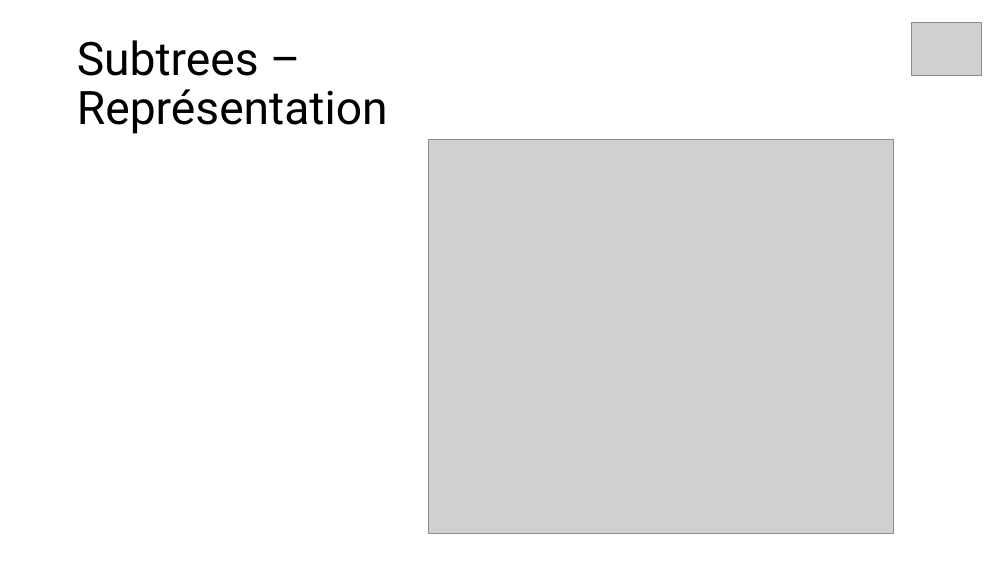
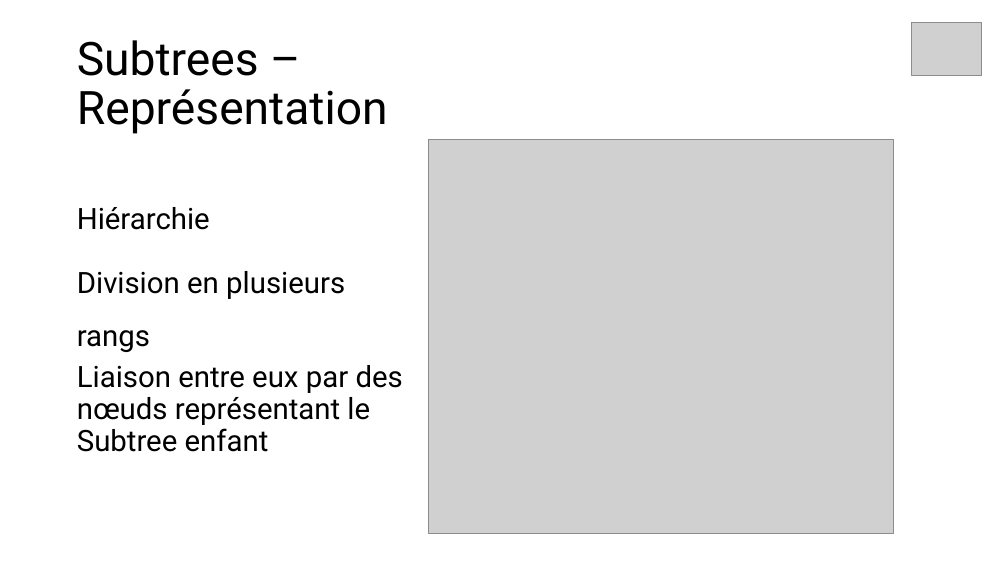
Before and after one commit to IEscher/incubator-baremaps-TB-ian, a slide deck: slide 12 of presentation/Presentation.pptx (slide 10 before the commit). Drawn at 1008x567 pixels with LibreOffice and Linux fonts; fonts in the diff are those of the drawing; grey boxes stand for pictures. Boxes give left, top, right and bottom in pixels: in the first picture for what was removed or moved away, otherwise in the second. Text is boxed around its words. In the diff, an @@ line names an element or a change of style, - is before the commit and + after.

```diff
--- a/presentation/Presentation.pptx
+++ b/presentation/Presentation.pptx
@@ text added at (77,207,403,452), 28 pt, text #000000 @@
+Hiérarchie
+Division en plusieurs rangs
+Liaison entre eux par des nœuds représentant le Subtree enfant
```
Also in this commit, not shown: 11 other slides changed, 9 slides added, 1 other file.
